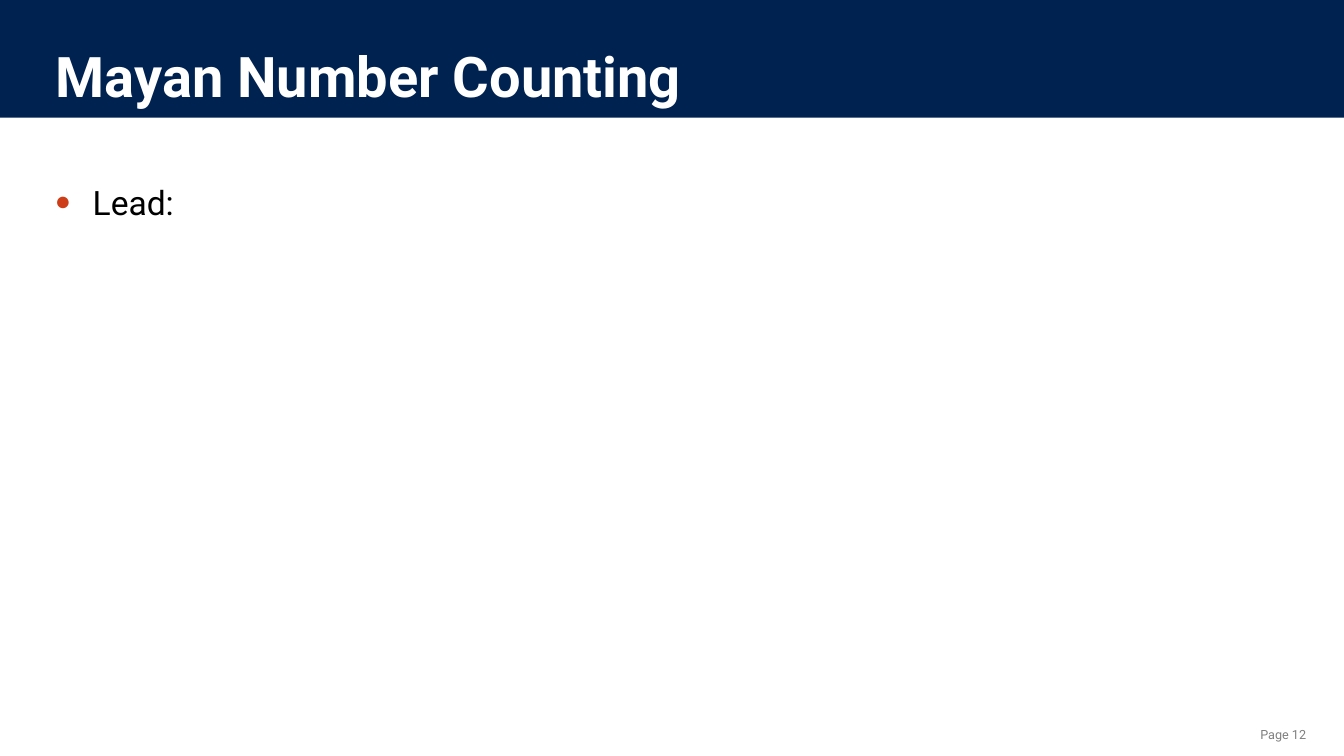
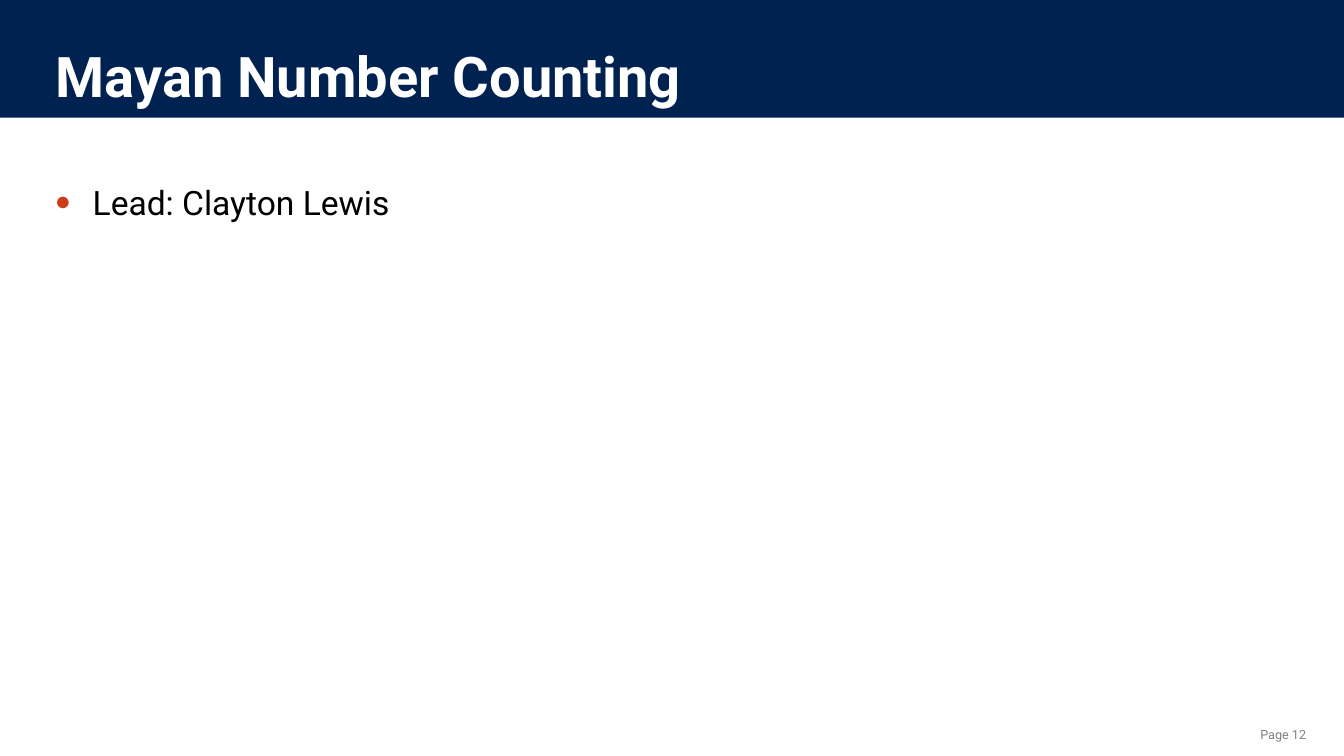
Before and after one commit to benetech/DIAGRAM-Code-Sprint-2018, a slide deck: slide 12 of CodeSprint Projects.pptx. Drawn at 1344x756 pixels with LibreOffice and Linux fonts; fonts in the diff are those of the drawing; background and template pictures are left out. Boxes give left, top, right and bottom in pixels: in the first picture for what was removed or moved away, otherwise in the second. Text is boxed around its words. In the diff, an @@ line names an element or a change of style, - is before the commit and + after.

```diff
--- a/CodeSprint Projects.pptx
+++ b/CodeSprint Projects.pptx
@@ text at [93,189,390,222]: text changed @@
-● Lead:
+● Lead: Clayton Lewis
```
Also in this commit, not shown: 10 other slides changed.
